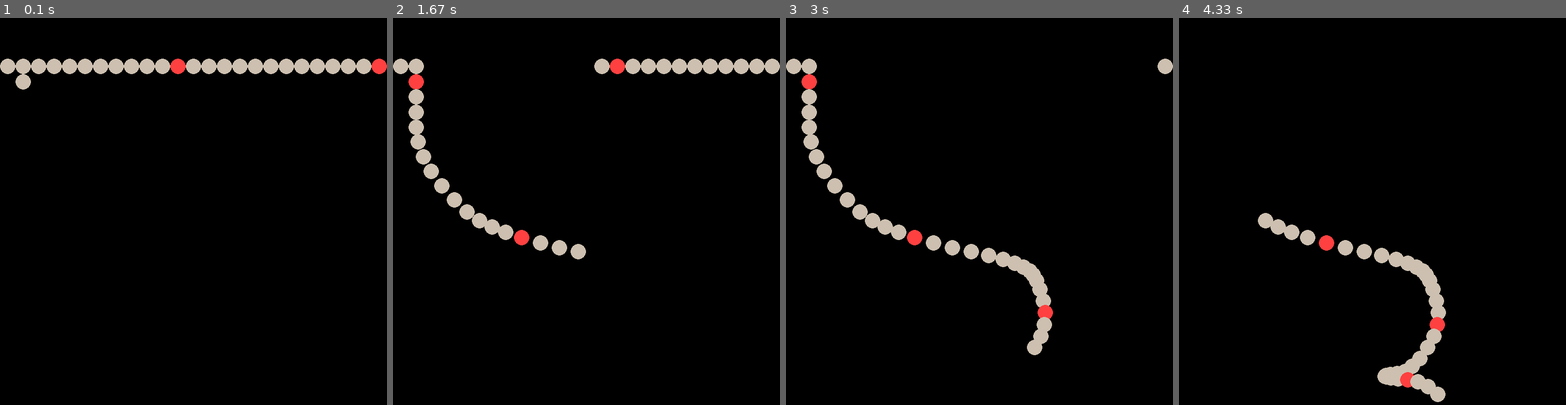
Above: before the commit, frames 1-4 (left to right).
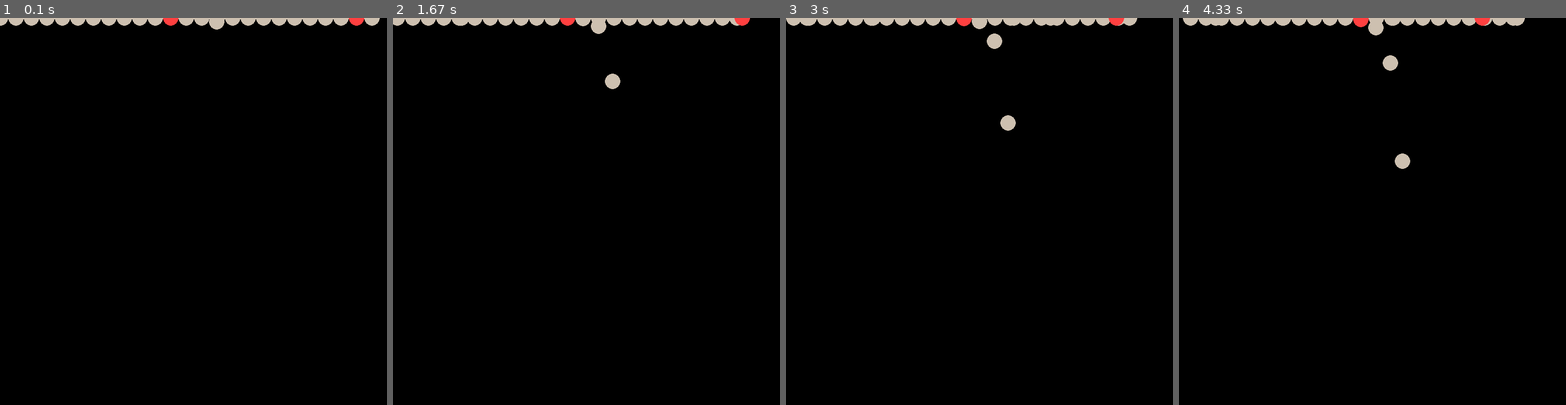
Above: after the commit, the same moments.

Repository: hitbox/scratch
Game: pygame game, started from pygame/snake.py
The game is run twice, just before and just after one commit, with the same random seed, the same clock (stepped at 60 frames per second) and the same inputs.
Inputs:
- Up to frame 1 (0.1 s): no input
- Up to frame 2 (1.67 s): hold Right 0.33-0.8 s; hold Up 0.83-1.13 s; hold Right 1.17-1.63 s
- Up to frame 3 (3 s): hold Left 1.67-2.2 s; hold Down 2.23-2.53 s; hold Left 2.57-2.97 s
- Up to frame 4 (4.33 s): hold Up 3-3.37 s; hold Right 3.4-4.03 s; hold Down from 4.07 s (still down)

The runs differ from the first frame. In frame 1, 4.7% of the frame differs, in the area x 0-100%, y 0-19%; in frame 2, 5.4%; in frame 3, 5.4%, in the area x 0-100%, y 0-88%; in frame 4, 4.8%.

Commit message:
snake.py
- capture progress
- left off trying to make the snake move smoothly instead of in segment
  lengths
- busted up into engines and states and such
- movement currently doesn't look good, was better with segment lengths

Diff:
--- a/pygame/snake.py
+++ b/pygame/snake.py
@@ -15,6 +15,18 @@
 from pygame import Vector2
 
 SEGMENT_DIAMETER = 32
+
+class Engine:
+
+    def __init__(self):
+        self.running = False
+
+    def run(self, state):
+        state.start(engine=self)
+        self.running = True
+        while self.running:
+            state.update(engine=self)
+
 
 class Interval:
 
@@ -85,7 +97,7 @@
             # grow every n moves
             if self.move_count % self.grow_moves == 0:
                 self.grow()
-            self.move()
+            self.move(elapsed)
 
     def grow(self, n=1):
         """
@@ -97,17 +109,78 @@
         self.body.appendleft(v)
         self.colors.appendleft(next(self.color_generator))
 
-    def move(self):
+    def move(self, elapsed):
         """
         Slither
         """
+        ms = elapsed / 1000
         for s1, s2 in pairwise(self.body):
-            s1 += s2 - s1
-        self.body[-1] += self.head_velocity * self.segment_diameter
-
+            s1 += (s2 - s1) * ms
+        self.body[-1] += self.head_velocity * ms
+
+        # entropy head velocity
         self.head_velocity.update(
             tuple(map(op.mul, self.head_velocity, self.velocity_entropy))
         )
+
+    def points_colors(self):
+        return zip(self.body, self.colors)
+
+
+class SnakeState:
+
+    def __init__(self, snake):
+        self.snake = snake
+        self.update_snake_images()
+
+    def update_snake_images(self):
+        self.snake_images = {}
+        for color in set(self.snake.colors):
+            image = pygame.Surface((self.snake.segment_diameter,)*2, pygame.SRCALPHA)
+            rect = image.get_rect()
+            pygame.draw.circle(image, color, rect.center, self.snake.segment_radius)
+            self.snake_images[color] = image
+
+    def start(self, engine):
+        self.screen = pygame.display.set_mode((800,)*2)
+        self.window = self.screen.get_rect()
+        self.clock = pygame.time.Clock()
+        self.framerate = 60
+        self.elapsed = None
+        self.pressed = None
+
+    def update(self, engine):
+        self.elapsed = self.clock.tick(self.framerate)
+        self.events(engine)
+        self.pressed = pygame.key.get_pressed()
+        self.update_snake(engine)
+        self.draw(engine)
+
+    def update_snake(self, engine):
+        self.snake.update(self.elapsed, self.pressed)
+        # wrap movement around window
+        for point in self.snake.body:
+            modulo_vector_ip(point, self.window)
+
+    def draw(self, engine):
+        self.screen.fill('black')
+        for point, color in self.snake.points_colors():
+            image = self.snake_images[color]
+            self.screen.blit(image, image.get_rect(center=point))
+        pygame.display.flip()
+
+    def events(self, engine):
+        for event in pygame.event.get():
+            method = getattr(self, event_methodname(event), None)
+            if method is not None:
+                method(engine, event)
+
+    def do_quit(self, engine, event):
+        engine.running = False
+
+    def do_keydown(self, engine, event):
+        if event.key in (pygame.K_ESCAPE, pygame.K_q):
+            pygame.event.post(pygame.event.Event(pygame.QUIT))
 
 
 def pressed_key(pressed, key1, key2):
@@ -119,6 +192,10 @@
         else:
             return key2
 
+def event_methodname(event, prefix='do_'):
+    name = pygame.event.event_name(event.type).lower()
+    return f'{prefix}{name}'
+
 def range_spread(origin, dist, step=1):
     return range(origin - dist, origin + dist, step)
 
@@ -145,18 +222,13 @@
     return x*(d-c)/(b-a) + c-a*(d-c)/(b-a)
 
 def run():
-    screen = pygame.display.set_mode((800,)*2)
-    window = screen.get_rect()
-    clock = pygame.time.Clock()
-    framerate = 60
-
     # head at end of list
     xs = range_spread(
-        window.centerx,
+        0,
         15 * SEGMENT_DIAMETER,
         SEGMENT_DIAMETER,
     )
-    ys = it.repeat(window.centery // 4)
+    ys = it.repeat(0)
     snake_body = deque(map(Vector2, xs, ys))
 
     snake_colors_cycle = it.cycle(['brown1'] + ['antiquewhite3'] * 3 * 4)
@@ -164,36 +236,19 @@
 
     snake = Snake(
         body = snake_body,
-        head_velocity = Vector2(0, +1), # down
+        head_velocity = Vector2(0, +500), # down
         colors = snake_colors,
         move_interval = Interval(threshold=100, elapsed=100),
         color_generator = snake_colors_cycle,
         segment_diameter = SEGMENT_DIAMETER,
         velocity_entropy = it.repeat(0.99),
+        move_delta = 1,
+        max_velocity = 500,
     )
 
-    running = True
-    while running:
-        elapsed = clock.tick(framerate)
-        for event in pygame.event.get():
-            if event.type == pygame.QUIT:
-                running = False
-            elif event.type == pygame.KEYDOWN:
-                if event.key in (pygame.K_ESCAPE, pygame.K_q):
-                    pygame.event.post(pygame.event.Event(pygame.QUIT))
-
-        # update
-        pressed = pygame.key.get_pressed()
-        snake.update(elapsed, pressed)
-        # wrap movement around window
-        for point in snake.body:
-            modulo_vector_ip(point, window)
-
-        # draw
-        screen.fill('black')
-        for point, color in zip(snake.body, snake.colors):
-            pygame.draw.circle(screen, color, point, snake.segment_radius)
-        pygame.display.flip()
+    state = SnakeState(snake)
+    engine = Engine()
+    engine.run(state)
 
 def main(argv=None):
     parser = argparse.ArgumentParser()
